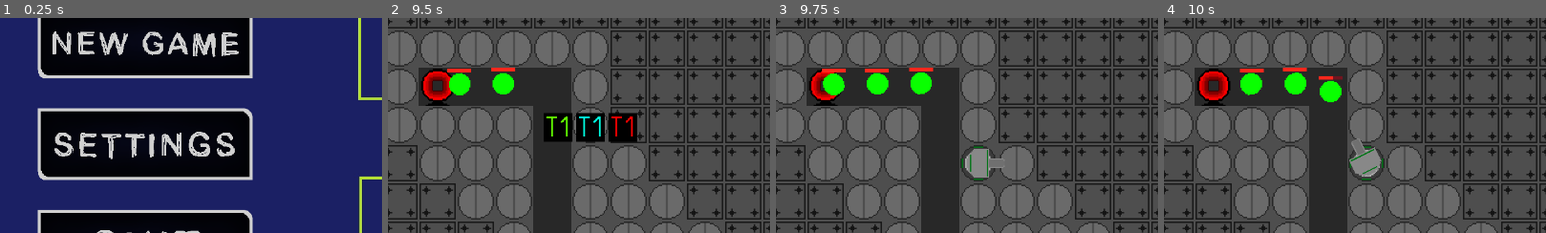
Above: before the commit, frames 1-4 (left to right).
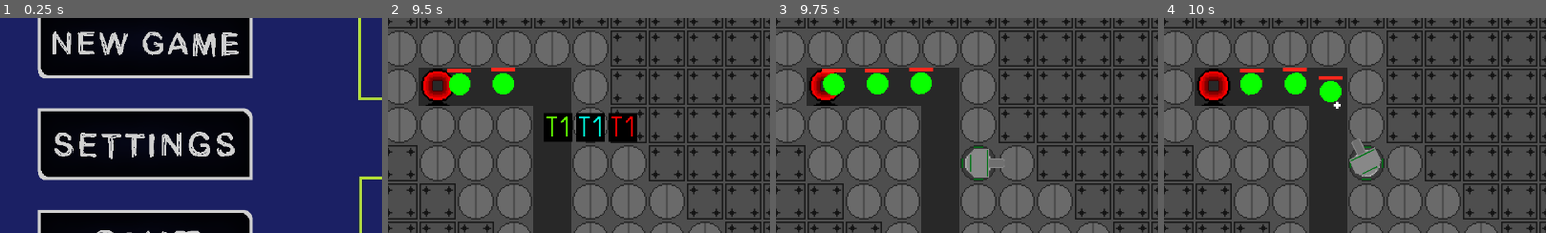
Above: after the commit, the same moments.

Repository: AdamBortt/2DTD
Game: Godot game, scene res://Scenes/scene_handler.tscn
Same seed, same stepped clock (60 frames per second), same inputs: the game is played once before the commit and once after it.
Inputs (mouse positions are % of the whole screen's width and height, from its top left):
- Up to frame 1 (0.25 s): no input
- Up to frame 2 (9.5 s): click (50, 26) at 0.5 s; click (96, 94) at 1.25 s; click (96, 94) at 2 s; click (96, 94) at 2.75 s; click (92, 94) at 3.5 s; move the mouse to (72, 45) at 4.27 s; click (72, 45) at 4.35 s; move the mouse to (30, 55) at 5.02 s; right-click (30, 55) at 5.1 s; move the mouse to (60, 28) at 5.77 s; click (60, 28) at 5.85 s; move the mouse to (45, 70) at 6.52 s; right-click (45, 70) at 6.6 s; move the mouse to (80, 65) at 7.27 s; click (80, 65) at 7.35 s; move the mouse to (20, 35) at 8.02 s; right-click (20, 35) at 8.1 s; tap Enter at 8.75 s; move the mouse to (55, 50) at 8.77 s; click (55, 50) at 8.85 s
- Up to frame 3 (9.75 s): click (53, 46) at 9.5 s
- Up to frame 4 (10 s): no input
The pictures show only the part of the screen within x 31-81%, y 21-71%; the shares and areas given below are measured in that part.

Frames 1-3 are identical in both runs. In frame 4, 0.1% of the frame differs, in the area x 44-56%, y 27-73%.

Commit message:
Turrets have now rotation speed and do not shoot if not looking at enemy

Diff:
--- a/Scenes/Turrets/all_turrets.gd
+++ b/Scenes/Turrets/all_turrets.gd
@@ -3,9 +3,12 @@
 var type
 var category
 var projectile_type
+var rotation_speed
 var enemy_array = []
 var enemy
 var turret_ready = true
+var target_locked = false
+var target_locked_tolerance = 0.1
 
 func _ready():
 	self.get_node("Range/CollisionShape2D").get_shape().radius = 0.5 * GameData.tower_data[type]["range"]
@@ -13,11 +16,12 @@
 func _physics_process(delta):
 	if enemy_array.size() != 0:
 		select_enemy()
-		turn()
-		if turret_ready:
+		turn(delta)
+		if turret_ready and target_locked:
 			fire()
 	else:
 		enemy = null
+		target_locked = false
 
 func select_enemy():
 	var enemy_progress_array = []
@@ -27,8 +31,24 @@
 	var enemy_index = enemy_progress_array.find(max_offset)
 	enemy = enemy_array[enemy_index]
 
-func turn():
-	get_node("Turret").look_at(enemy.position)
+
+func turn(delta):
+	var turret = get_node("Turret")
+	var direction = (enemy.global_position - turret.global_position).normalized()
+	var target_rotation = direction.angle()
+	var current_rotation = turret.rotation
+	var angle_difference = target_rotation - current_rotation
+	angle_difference = fmod(angle_difference + PI, 2 * PI) - PI
+	var angle_to_rotate = rotation_speed * delta
+	if abs(angle_difference) < angle_to_rotate:
+		turret.rotation = target_rotation
+		if abs(angle_difference) < target_locked_tolerance:
+			target_locked = true
+	else:
+		if angle_difference > 0:
+			turret.rotation += angle_to_rotate
+		else:
+			turret.rotation -= angle_to_rotate
 
 func fire():
 	turret_ready = false
--- a/Scenes/game_scene.gd
+++ b/Scenes/game_scene.gd
@@ -76,6 +76,7 @@
 	new_tower.type = tower_name
 	new_tower.category = GameData.tower_data[tower_name]["category"]
 	new_tower.projectile_type = GameData.tower_data[tower_name]["projectile_type"]
+	new_tower.rotation_speed = GameData.tower_data[tower_name]["rotation_speed"]
 	map_node.get_node("Turrets").add_child(new_tower, true)
 	map_node.get_node("TileMap").set_cell(0, build_tile, 2, Vector2(2,0))
 	print("build tower triggered ", tower_name)
--- a/Singletons/GameData.gd
+++ b/Singletons/GameData.gd
@@ -4,15 +4,17 @@
 	"T1_basic": {
 		"cost": 20,
 		"damage": 20,
-		"rof": 1,
+		"rof": 0.5,
+		"rotation_speed": 5,
 		"range": 150,
 		"category": "Projectile",
 		"projectile_type": "T1_projectile",
 		"projectile_speed": 300},
 	"T1_sniper": {
 		"cost": 80,
-		"damage": 100,
-		"rof": 4,
+		"damage": 40,
+		"rof": 3,
+		"rotation_speed": 2,
 		"range": 250,
 		"category": "Laser",
 		"projectile_type": "T1_laser"}
